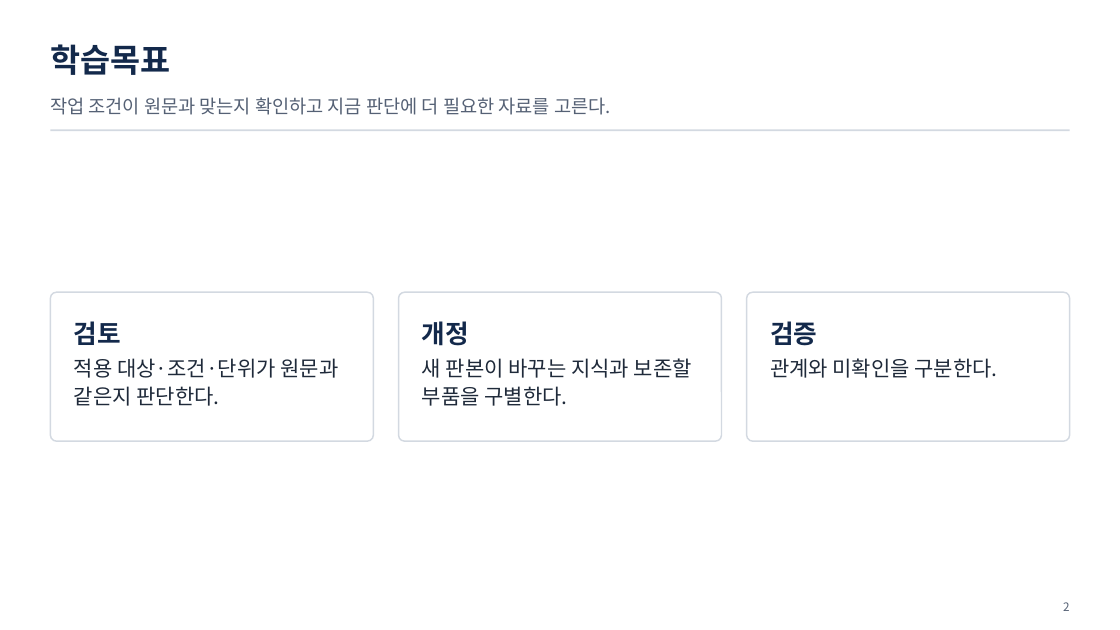
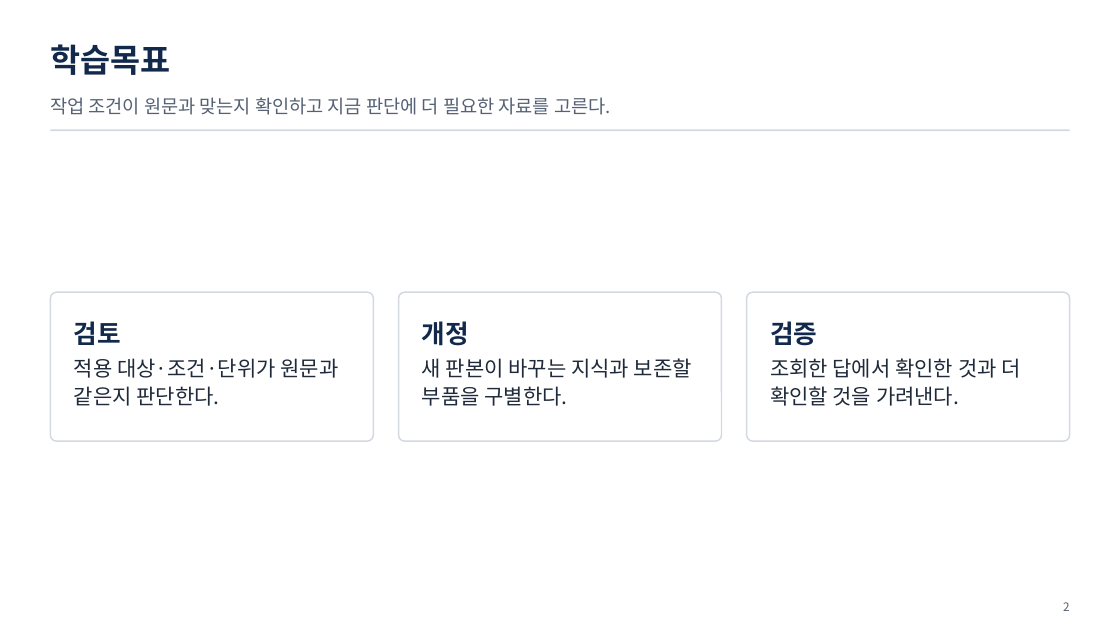
Before and after one commit to uengine-oss/hyd-iot-edu, a slide deck: slide 2 of workspace/강의제작/산출물/통합반/이론_오프라인/04회차/통합반_오프라인_04회차.pptx. Drawn at 1120x630 pixels with LibreOffice and Linux fonts; fonts in the diff are those of the drawing. Boxes give left, top, right and bottom in pixels: in the first picture for what was removed or moved away, otherwise in the second. Text is boxed around its words. In the diff, an @@ line names an element or a change of style, - is before the commit and + after.

```diff
--- a/workspace/강의제작/산출물/통합반/이론_오프라인/04회차/통합반_오프라인_04회차.pptx
+++ b/workspace/강의제작/산출물/통합반/이론_오프라인/04회차/통합반_오프라인_04회차.pptx
@@ text at (x1=770, y1=358, x2=1020, y2=406): text changed @@
-관계와 미확인을 구분한다.
+조회한 답에서 확인한 것과 더 확인할 것을 가려낸다.
```
Also in this commit, not shown: 6 other slides changed, 10 other files.
